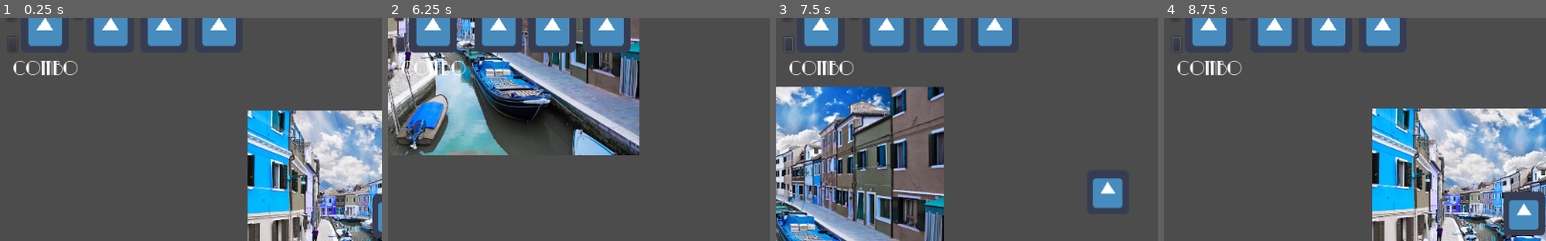
Above: before the commit, frames 1-4 (left to right).
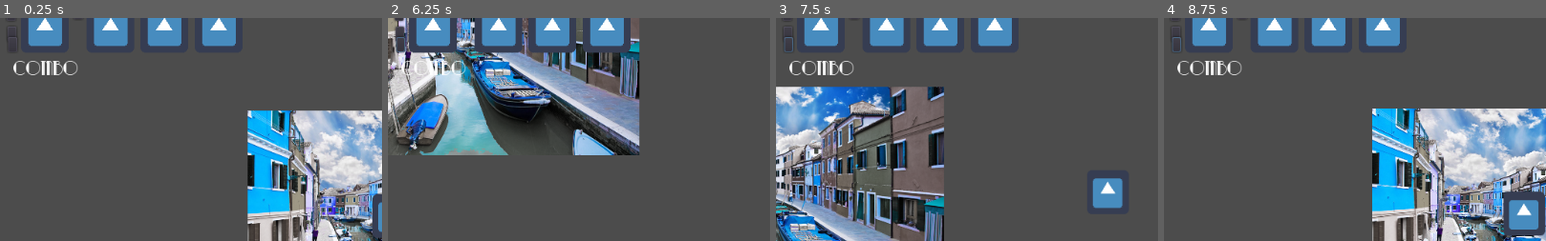
Above: after the commit, the same moments.

Repository: andrebariani/gmtk2022
Game: Godot game, scene res://src/Main.tscn
Two runs of this game, one before a commit and one after it. Both use one fixed random seed, a clock stepped at 60 frames per second and the inputs below. The engine's default icon, where the game draws it, is replaced by a stand-in: a white triangle on a blue panel in a dark square.
Inputs (mouse positions are % of the whole screen's width and height, from its top left):
- Up to frame 1 (0.25 s): no input
- Up to frame 2 (6.25 s): click (1, 6) at 0.5 s; click (10, 6) at 1.25 s; click (2, 11) at 2.02 s; click (2, 13) at 2.75 s; click (80, 5) at 3.5 s; move the mouse to (72, 45) at 4.27 s; hold D (move_right) 4.28-5.03 s; tap Space (roll) at 4.35, 5.1, 5.85 s; move the mouse to (30, 55) at 5.02 s; hold S (move_down) 5.03-5.78 s; move the mouse to (60, 28) at 5.77 s; hold D (move_right) from 5.78 s (still down)
- Up to frame 3 (7.5 s): move the mouse to (45, 70) at 6.52 s; release D (move_right) at 6.53 s; hold W (move_up) 6.53-7.28 s; tap Space (roll) at 6.6, 7.35 s; move the mouse to (80, 65) at 7.27 s; hold A (move_left) from 7.28 s (still down)
- Up to frame 4 (8.75 s): keep holding A (move_left); move the mouse to (20, 35) at 8.02 s; tap Space (roll) at 8.1 s
The pictures show only the part of the screen within x 0-50%, y 7-57%; the shares and areas given below are measured in that part.

The runs differ from the first frame. In frame 2, 0.2% of the frame differs, in the area x 1-5%, y 3-11%; in frame 3, less than 0.1%; in frame 4, less than 0.1%.

Commit message:
combo finisher ui anim

Diff:
--- a/src/ui/Combo.gd
+++ b/src/ui/Combo.gd
@@ -1,10 +1,12 @@
-extends TextureRect
+extends Control
 
+onready var back = $Back
 onready var popper = $Popper
 onready var tween = $Tween
 
 func set_next_combo_face(next_face_texture):
-	texture = popper.texture
+	back.visible = true
+	back.texture = popper.texture
 	popper.texture = next_face_texture
 
 	tween.interpolate_property(popper, "rect_scale",
@@ -12,7 +14,16 @@
 	tween.start()
 
 
+func trigger_combo():
+	back.visible = false
+	tween.interpolate_property(popper, "rect_position",
+		Vector2(0, 0), Vector2(305, 0), 0.4, Tween.TRANS_QUAD, Tween.EASE_IN, 0.1)
+	tween.interpolate_property(popper, "rect_position",
+		Vector2(305, 0), Vector2(0, 0), 0.25, Tween.TRANS_BACK, Tween.EASE_IN, 0.55)
 
+	tween.interpolate_property(popper, "rect_rotation",
+		0, 360, 0.5, Tween.TRANS_BACK)
+	tween.start()
 
 
 func _on_Button_button_up():
--- a/src/ui/UI.gd
+++ b/src/ui/UI.gd
@@ -19,6 +19,10 @@
 	combo.set_next_combo_face(faces[face_number-1])
 
 
+func trigger_combo():
+	combo.trigger_combo()
+
+
 func set_current_faces(main, behind, front, left, right, down):
 	diceFaces.set_current_faces(main, behind, front, left, right, down)
 
@@ -29,3 +33,6 @@
 
 func _on_ComboButton_button_up():
 	set_next_combo_face(5)
+
+func _on_FinishButton_button_up():
+	trigger_combo()
--- a/src/ui/UI.tscn
+++ b/src/ui/UI.tscn
@@ -21,57 +21,6 @@
 }
 faces = [ ExtResource( 1 ), ExtResource( 1 ), ExtResource( 1 ), ExtResource( 1 ), ExtResource( 1 ), ExtResource( 1 ) ]
 
-[node name="Combo" type="TextureRect" parent="."]
-margin_left = 28.0
-margin_top = 25.0
-margin_right = 68.0
-margin_bottom = 65.0
-texture = ExtResource( 1 )
-script = ExtResource( 5 )
-__meta__ = {
-"_edit_use_anchors_": false
-}
-
-[node name="Label" type="Label" parent="Combo"]
-anchor_left = 0.5
-anchor_top = 1.0
-anchor_right = 0.5
-anchor_bottom = 1.0
-margin_left = -43.0
-margin_top = 7.0
-margin_right = 44.0
-margin_bottom = 35.0
-grow_horizontal = 2
-grow_vertical = 2
-custom_fonts/font = SubResource( 1 )
-text = "COMBO"
-align = 1
-__meta__ = {
-"_edit_use_anchors_": false
-}
-
-[node name="Popper" type="TextureRect" parent="Combo"]
-margin_right = 64.0
-margin_bottom = 64.0
-grow_horizontal = 2
-grow_vertical = 2
-rect_pivot_offset = Vector2( 32, 32 )
-texture = ExtResource( 1 )
-__meta__ = {
-"_edit_use_anchors_": false
-}
-
-[node name="Tween" type="Tween" parent="Combo"]
-
-[node name="ComboButton" type="Button" parent="."]
-margin_left = 9.0
-margin_top = 26.0
-margin_right = 21.0
-margin_bottom = 46.0
-__meta__ = {
-"_edit_use_anchors_": false
-}
-
 [node name="Healthbar" type="Control" parent="."]
 margin_left = 116.0
 margin_top = 25.0
@@ -114,6 +63,73 @@
 margin_top = 24.0
 margin_right = 111.0
 margin_bottom = 44.0
+__meta__ = {
+"_edit_use_anchors_": false
+}
+
+[node name="Combo" type="Control" parent="."]
+margin_left = 28.0
+margin_top = 25.0
+margin_right = 28.0
+margin_bottom = 25.0
+script = ExtResource( 5 )
+__meta__ = {
+"_edit_use_anchors_": false
+}
+
+[node name="Back" type="TextureRect" parent="Combo"]
+margin_right = 64.0
+margin_bottom = 64.0
+texture = ExtResource( 1 )
+__meta__ = {
+"_edit_use_anchors_": false
+}
+
+[node name="Popper" type="TextureRect" parent="Combo"]
+margin_right = 64.0
+margin_bottom = 64.0
+grow_horizontal = 2
+grow_vertical = 2
+rect_pivot_offset = Vector2( 32, 32 )
+texture = ExtResource( 1 )
+__meta__ = {
+"_edit_use_anchors_": false
+}
+
+[node name="Label" type="Label" parent="Combo"]
+anchor_left = 0.5
+anchor_top = 1.0
+anchor_right = 0.5
+anchor_bottom = 1.0
+margin_left = -11.0
+margin_top = 71.0
+margin_right = 76.0
+margin_bottom = 99.0
+grow_horizontal = 2
+grow_vertical = 2
+custom_fonts/font = SubResource( 1 )
+text = "COMBO"
+align = 1
+__meta__ = {
+"_edit_use_anchors_": false
+}
+
+[node name="Tween" type="Tween" parent="Combo"]
+
+[node name="ComboButton" type="Button" parent="."]
+margin_left = 9.0
+margin_top = 26.0
+margin_right = 21.0
+margin_bottom = 46.0
+__meta__ = {
+"_edit_use_anchors_": false
+}
+
+[node name="FinishButton" type="Button" parent="."]
+margin_left = 10.0
+margin_top = 54.0
+margin_right = 22.0
+margin_bottom = 74.0
 __meta__ = {
 "_edit_use_anchors_": false
 }
@@ -229,7 +245,8 @@
 margin_right = 829.0
 margin_bottom = 38.0
 
-[connection signal="tween_completed" from="Combo/Tween" to="Combo" method="_on_Tween_tween_completed"]
+[connection signal="button_up" from="HealthButton" to="Healthbar" method="_on_Button_button_up"]
+[connection signal="tween_completed" from="Combo/Tween" to="Combo/Back" method="_on_Tween_tween_completed"]
 [connection signal="button_up" from="ComboButton" to="." method="_on_ComboButton_button_up"]
-[connection signal="button_up" from="HealthButton" to="Healthbar" method="_on_Button_button_up"]
+[connection signal="button_up" from="FinishButton" to="." method="_on_FinishButton_button_up"]
 [connection signal="button_up" from="DiceButton" to="DiceFaces" method="_on_Button_button_up"]
